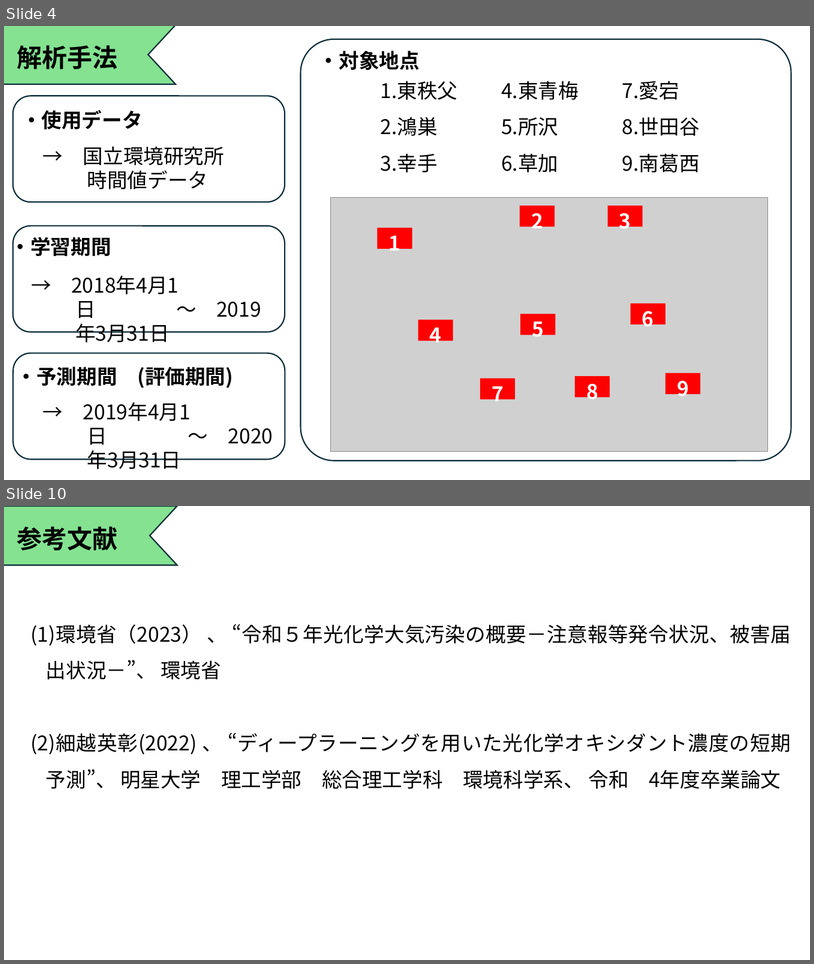
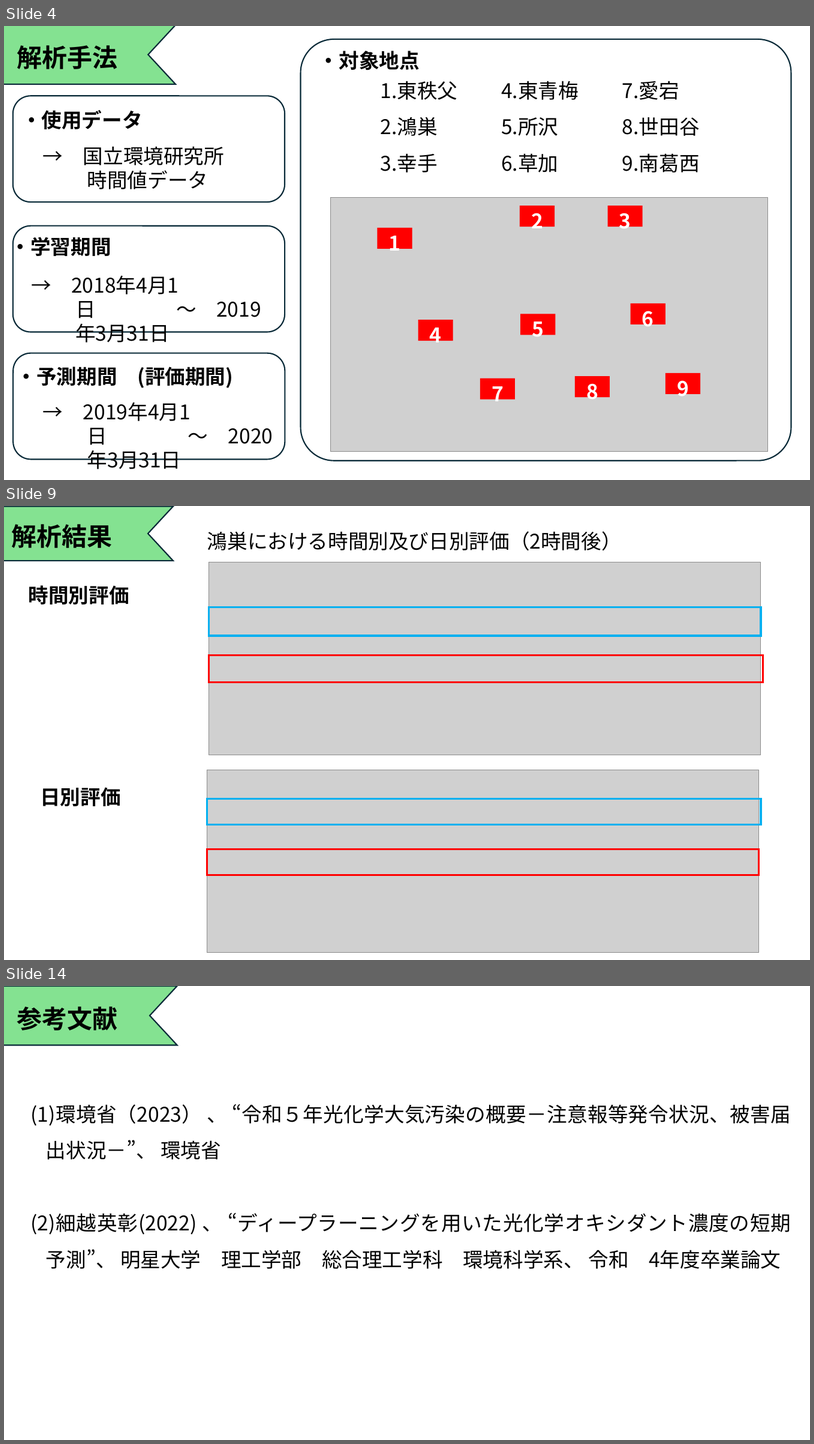
Before and after one commit to Tatsuki0623/lab, a slide deck: out_data/最終発表.pptx. Shown one above the other, each under a label of ours: slides 4 and 10 before the commit, slides 4, 9 and 14 after it; the slides between them are not shown. The pictures are 814x964 and 814x1444 pixels, drawn with LibreOffice and Linux fonts; fonts in the diff are those of the drawing; grey boxes stand for pictures. Boxes give left, top, right and bottom in pixels: in the first picture for what was removed or moved away, otherwise in the second. Text is boxed around its words. In the diff, an @@ line names an element or a change of style, - is before the commit and + after.

```diff
--- a/out_data/最終発表.pptx
+++ b/out_data/最終発表.pptx
@@ slide 9 added at [4,506,810,960], background #FFFFFF @@
@@ chevron added at [4,507,173,561], fill #84E291, outline #092A39 1.5 pt @@
@@ text added at [12,524,113,548], 30 pt, text #000000, bold @@
+解析結果
@@ text added at [207,531,622,550], 24 pt, text #000000 @@
+鴻巣における時間別及び日別評価（2時間後）
@@ picture added at [209,562,761,755] @@
@@ text added at [29,585,129,604], 24 pt, text #000000, bold @@
+時間別評価
@@ rectangle added at [209,607,761,636], outline #00B0F0 2.25 pt @@
@@ rectangle added at [209,655,764,682], outline #FF0000 2.25 pt @@
@@ picture added at [207,770,759,952] @@
@@ text added at [40,787,120,806], 24 pt, text #000000, bold @@
+日別評価
@@ rectangle added at [207,799,761,825], outline #00B0F0 2.25 pt @@
@@ rectangle added at [207,849,759,875], outline #FF0000 2.25 pt @@
@@ what was slide 10 is now slide 14 @@
```
Also in this commit, not shown: 6 slides changed, 3 other slides added, 4 other files.
